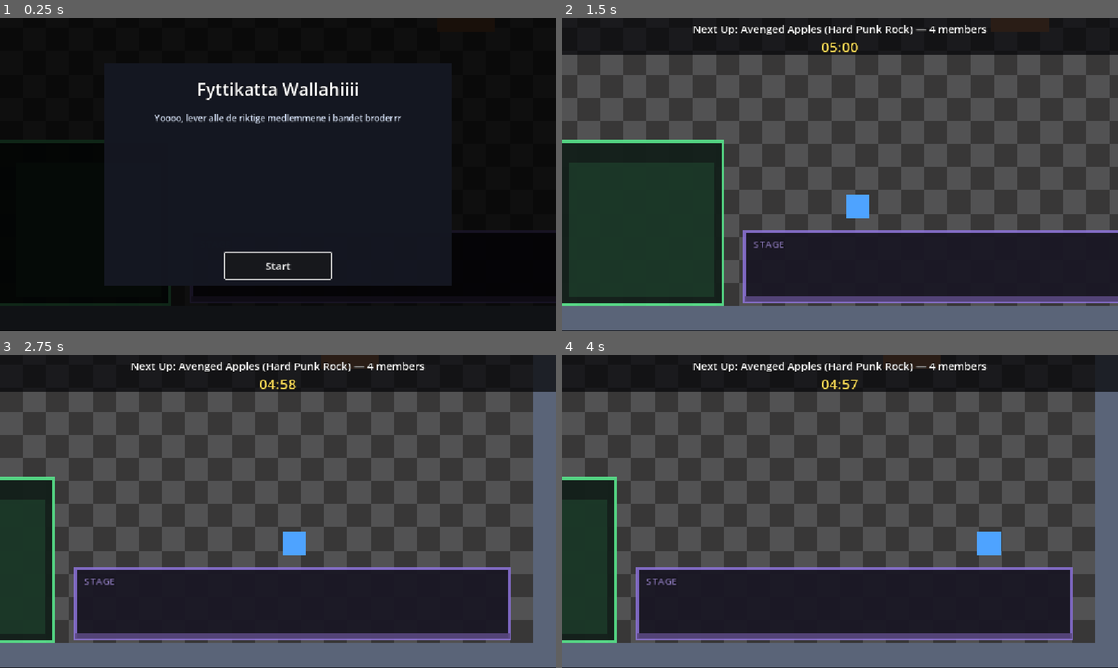
Above: before the commit, frames 1-4 (two rows, left to right).
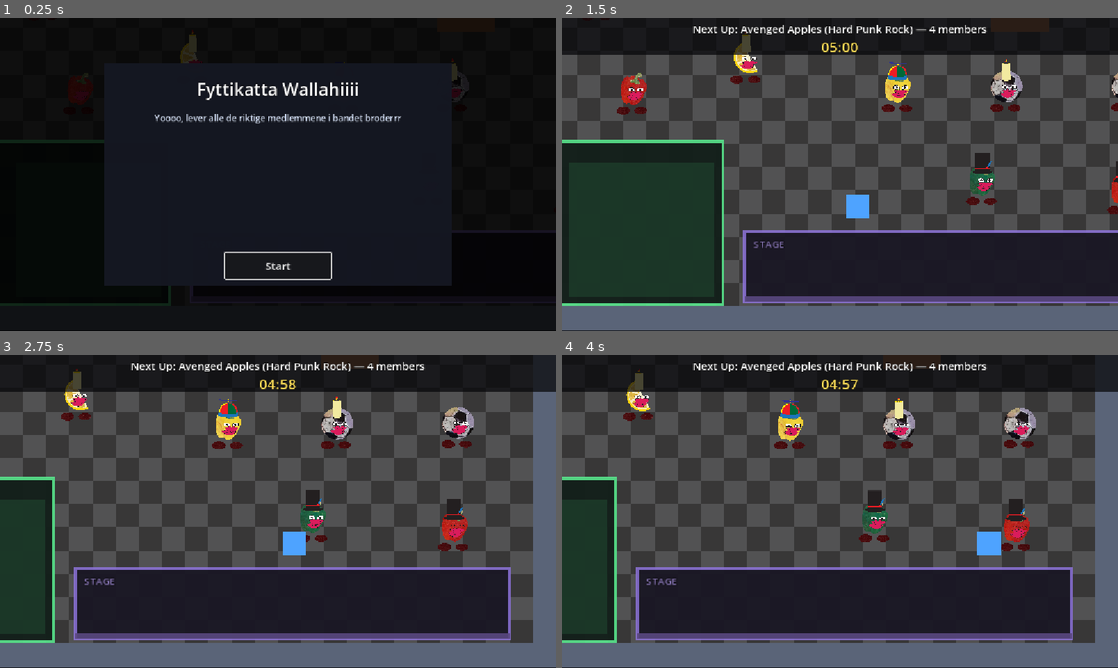
Above: after the commit, the same moments.

Repository: hexahigh/cool-game-project
Game: Godot game, scene res://scenes/main.tscn
Same seed, same stepped clock (60 frames per second), same inputs: the game is played once before the commit and once after it.
Inputs (mouse positions are in pixels of both pictures, inside the frame that each line leads up to):
- Up to frame 1 (0.25 s): no input
- Up to frame 2 (1.5 s): click "Start" at 0.5 s; tap Enter at 1.25 s; move the mouse to (962, 158) at 1.27 s; hold D (move_right) from 1.28 s (still down); click (962, 158) at 1.42 s
- Up to frame 3 (2.75 s): release D (move_right) at 2 s; drag from (166, 527) to (250, 574) at 2.02 s
- Up to frame 4 (4 s): move the mouse to (895, 442) at 2.77 s; hold D (move_right) 2.78-3.5 s; drag from (812, 574) to (673, 464) at 3.52 s

The runs differ from the first frame. In frame 1, 0.3% of the frame differs, in the area x 12-85%, y 3-28%; in frame 2, 2.6%; in frame 3, 2.8%; in frame 4, 2.9%, in the area x 11-86%, y 4-63%.

Commit message:
fix scale

Diff:
--- a/entities/band_member.tscn
+++ b/entities/band_member.tscn
@@ -1287,7 +1287,7 @@
 }
 
 [node name="BandMember" type="Node2D" unique_id=1355637323]
-scale = Vector2(1e-05, 1e-05)
+scale = Vector2(1, 1)
 
 [node name="right_foot" type="Sprite2D" parent="." unique_id=1324611511]
 position = Vector2(2.9999995, -3.0000002)
